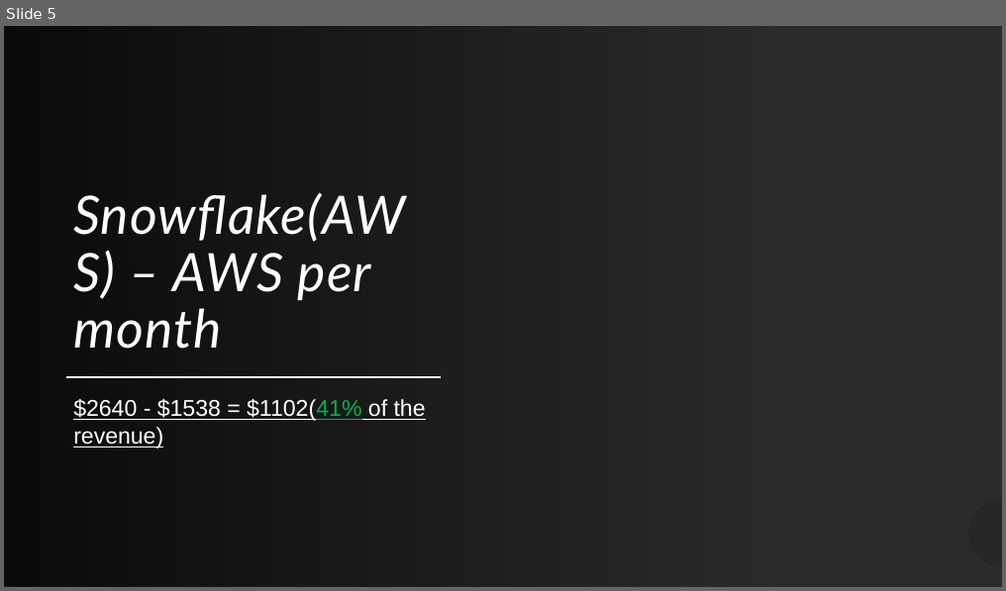
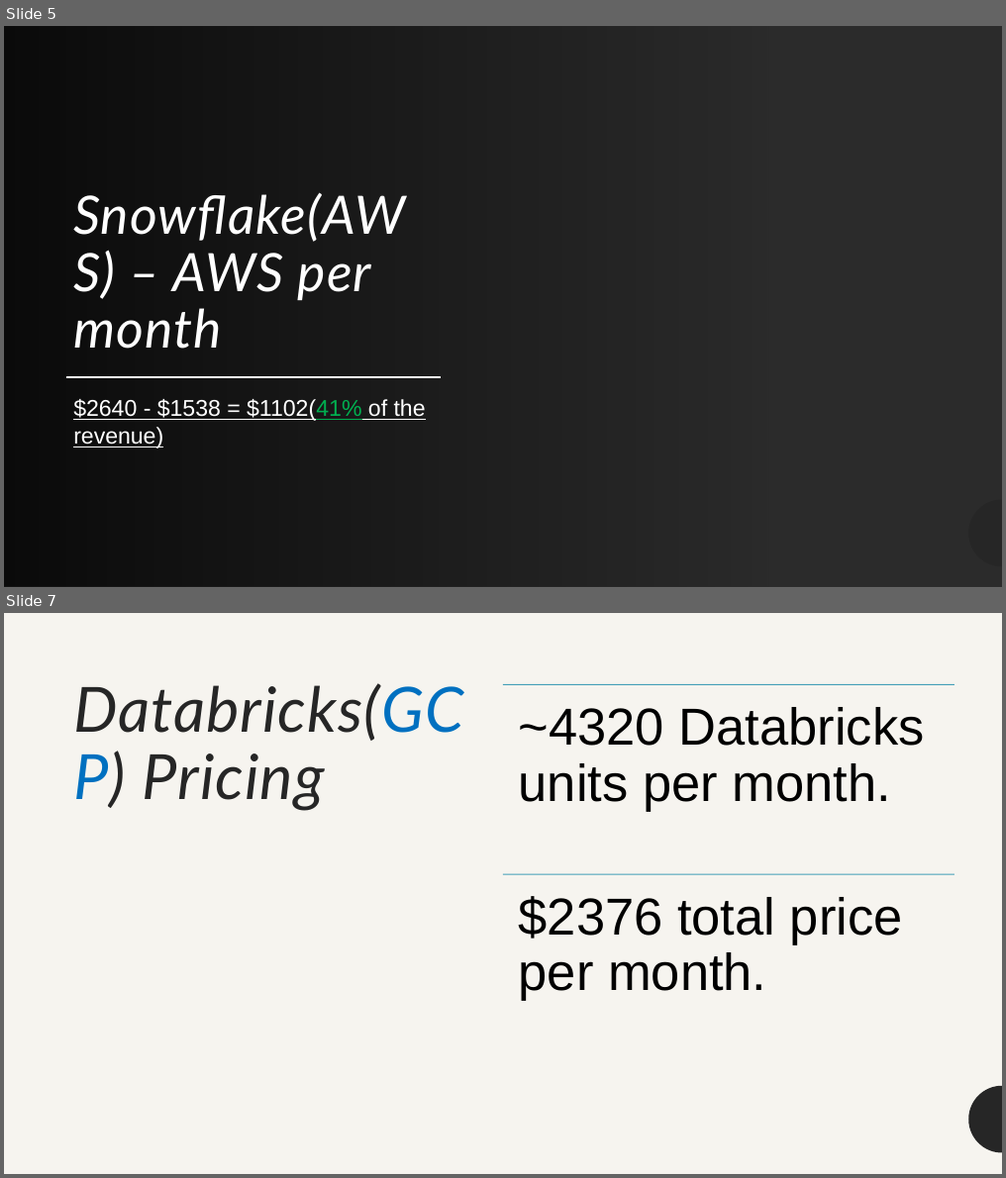
Before and after one commit to Warglaive/SaaS-MachineLearningPlatform-Research, a slide deck: Simple use case cost comparison/ResearchCostMLLibraries.pptx. Shown one above the other, each under a label of ours: slide 5 before the commit, slides 5 and 7 after it; the slides between them are not shown. The pictures are 1006x591 and 1006x1178 pixels, drawn with LibreOffice and Linux fonts; fonts in the diff are those of the drawing; background and template pictures are left out; a plain dark background stands for a picture behind light text. Boxes give left, top, right and bottom in pixels: in the first picture for what was removed or moved away, otherwise in the second. Text is boxed around its words. In the diff, an @@ line names an element or a change of style, - is before the commit and + after.

```diff
--- a/Simple use case cost comparison/ResearchCostMLLibraries.pptx
+++ b/Simple use case cost comparison/ResearchCostMLLibraries.pptx
@@ slide 7 added at bbox=[4, 613, 1002, 1174], background #F6F4EF; not listed: 1 template element that a slide beside it also shows @@
@@ title added at bbox=[73, 683, 463, 811], 60 pt, text #262626, italic @@
+Databricks(GCP) Pricing
@@ group added at bbox=[503, 685, 954, 1001]: 2 lines, 2 texts @@
+~4320 Databricks units per month.
+$2376 total price per month.
```
Also in this commit, not shown: 1 other slide added.
